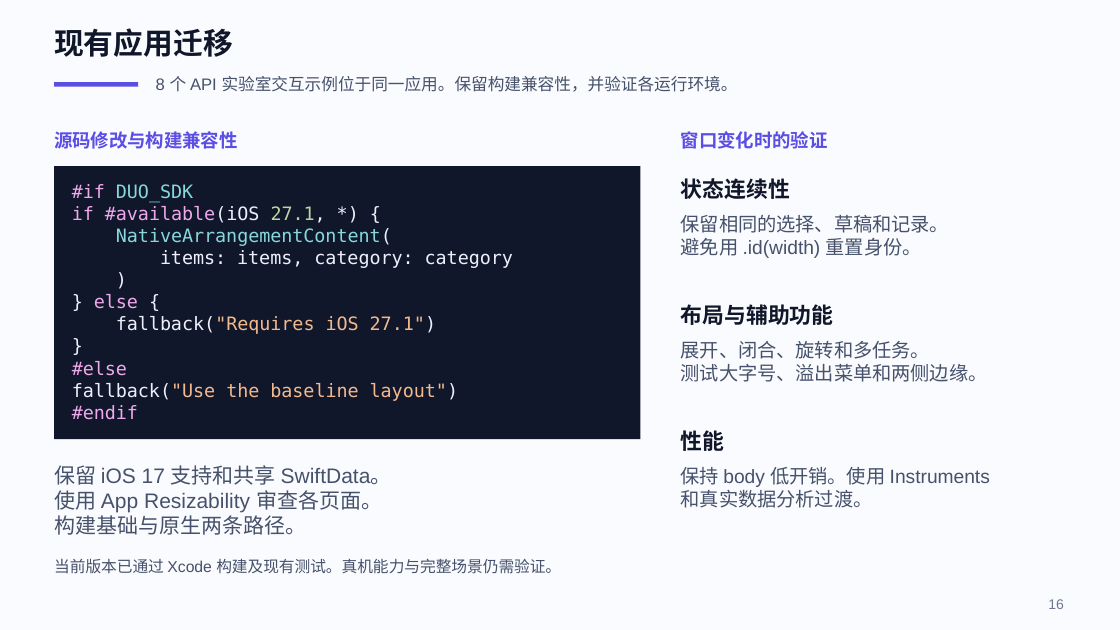
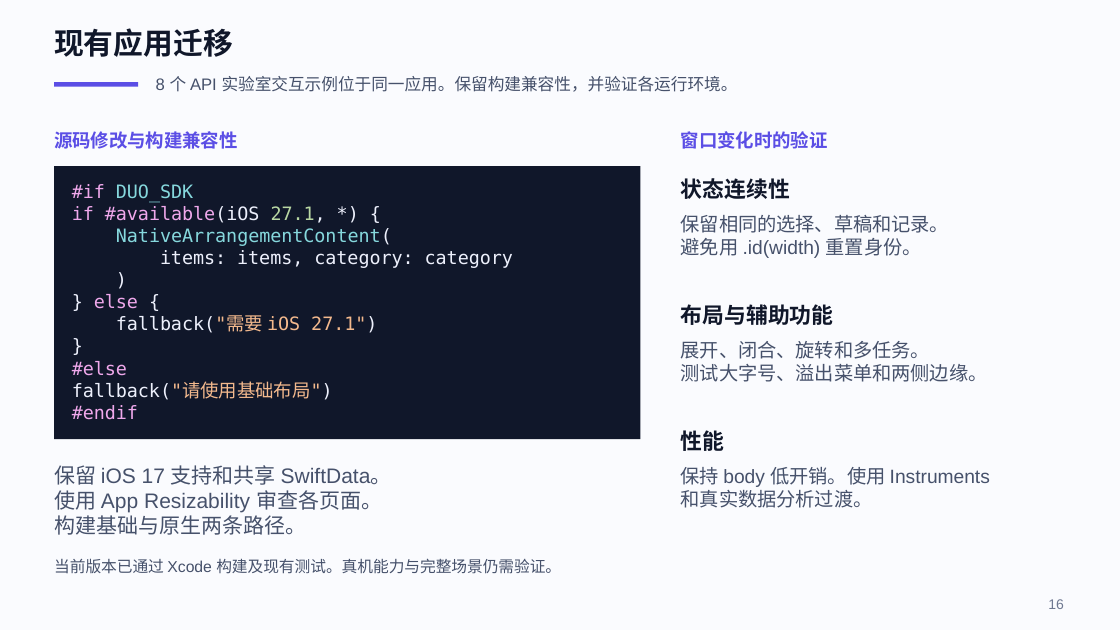
Before and after one commit to astralchen/AdaptiveIphoneDuoAPI, a slide deck: slide 16 of AdaptiveDuoLab/Docs/AdaptiveDuoLab_iPhone_Duo_Demo.pptx. Drawn at 1120x630 pixels with LibreOffice and Linux fonts; fonts in the diff are those of the drawing. Boxes give left, top, right and bottom in pixels: in the first picture for what was removed or moved away, otherwise in the second. Text is boxed around its words. In the diff, an @@ line names an element or a change of style, - is before the commit and + after.

```diff
--- a/AdaptiveDuoLab/Docs/AdaptiveDuoLab_iPhone_Duo_Demo.pptx
+++ b/AdaptiveDuoLab/Docs/AdaptiveDuoLab_iPhone_Duo_Demo.pptx
@@ text at [116, 316, 377, 333]: text changed @@
-fallback("Requires iOS 27.1")
+fallback("需要 iOS 27.1")
@@ text at [72, 382, 333, 400]: text changed; text colour #F3B98D to #EDF0FC @@
-fallback("Use the baseline layout")
+fallback("请使用基础布局")
```
Also in this commit, not shown: 7 other slides changed, 11 other files.
